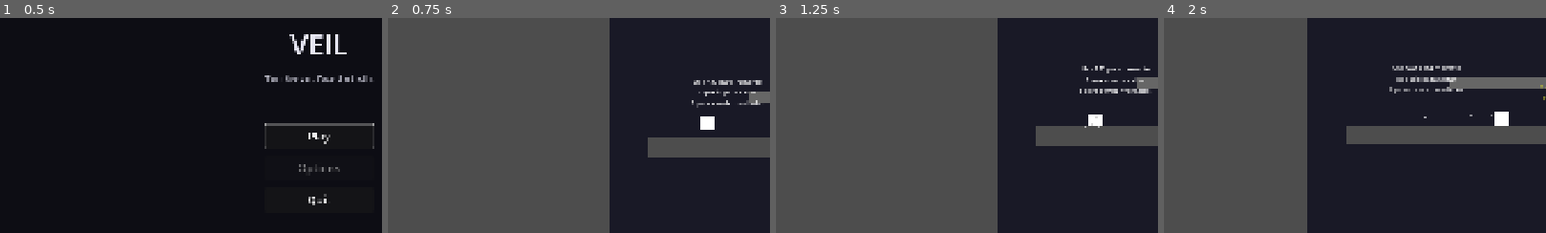
Above: before the commit, frames 1-4 (left to right).
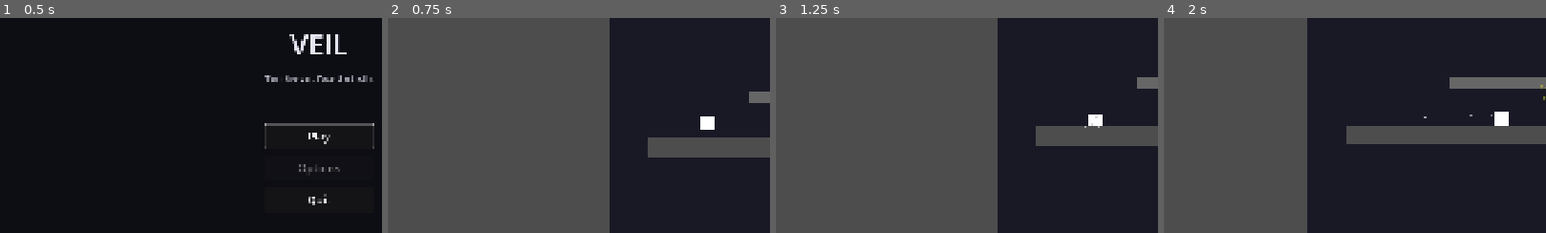
Above: after the commit, the same moments.

Repository: JavierIslas/GGJ26
Game: Godot game, scene res://scenes/main_menu.tscn
Two runs of this game, one before a commit and one after it. Both use one fixed random seed, a clock stepped at 60 frames per second and the inputs below.
Inputs (mouse positions are % of the whole screen's width and height, from its top left):
- Up to frame 1 (0.5 s): no input
- Up to frame 2 (0.75 s): click "Play" at 0.5 s
- Up to frame 3 (1.25 s): no input
- Up to frame 4 (2 s): move the mouse to (72, 45) at 1.27 s; hold D (move_right) from 1.28 s (still down); hold E (reveal) from 1.28 s (still down); tap Shift (dash) at 1.35 s; tap Space (jump) at 1.52 s
The pictures show only the part of the screen within x 8-58%, y 27-77%; the shares and areas given below are measured in that part.

Frame 1 is identical in both runs. In frame 2, 0.6% of the frame differs, in the area x 79-98%, y 28-42%; in frame 3, 0.6%; in frame 4, 0.8%, in the area x 59-79%, y 22-36%.

Commit message:
feat: Rebalance level progression and convert Wolf's Howl to AOE
LEVEL PROGRESSION REBALANCING:
Enable multiple endings system by reducing mandatory truth requirements.

Truth Door Requirements:
- Tutorial: 8 → 6 (50% of 12)
- Level 1: 6 → 4 (57% of 7)
- Level 2: 12 → 7 (54% of 13, was impossible at 12)
- Level 3: 14 → 10 (59% of 17)

Total truths in game: 49
- Minimum path (doors only): 27/49 = 55% → "Awakening" ending
- Explorer path: 35-40/49 = 71-82% → "Awakening"/"Revelator"
- Completionist: 49/49 = 100% → "Revelator" ending

Previous system forced 81% completion → always "Revelator" ending.
New system provides genuine choice in exploration level.

WOLF'S HOWL AOE CONVERSION:
Transform Howl from single-purpose stun to dual-purpose AOE ability.

New Behavior (130px radius):
- REVEALS all unrevealed enemies in area (generates shards)
- STUNS all already-revealed enemies in area (2.0s)

Impact:
- Multiple False Enemies: Reveal all at once (efficient)
- Mixed groups: Reveal + stun simultaneously (tactical)
- Boss encounters: Area control tool (strategic)

Balance:
- Charge time: 1.1s (vulnerable window)
- Cooldown: 5.5s (no spam)
- Requires positioning (risk/reward)

Makes Howl a combat initiation/emergency tool instead of just cleanup.

Co-Authored-By: Claude Sonnet 4.5 <noreply@anthropic.com>

Diff:
--- a/scenes/levels/level_1.tscn
+++ b/scenes/levels/level_1.tscn
@@ -160,12 +160,12 @@
 
 [node name="Door3_Final" parent="Doors" instance=ExtResource("9")]
 position = Vector2(2950, 530)
-truths_required = 6
+truths_required = 4
 door_color = Color(0.8, 0.6, 0.1, 1)
 
 [node name="LevelGoal" parent="." instance=ExtResource("11")]
 position = Vector2(3050, 530)
-required_truths = 6
+required_truths = 4
 next_level_path = "res://scenes/levels/level_2.tscn"
 
 [node name="UI" type="Node2D" parent="."]
@@ -182,17 +182,6 @@
 
 [node name="Instructions" type="Node2D" parent="."]
 
-[node name="IntroText" type="Label" parent="Instructions"]
-offset_left = 100.0
-offset_top = 400.0
-offset_right = 300.0
-offset_bottom = 450.0
-theme_override_font_sizes/font_size = 16
-text = "Usa A/D para moverte
-Espacio para saltar
-E para revelar verdades"
-horizontal_alignment = 1
-
 [node name="Door1Hint" type="Label" parent="Instructions"]
 offset_left = 480.0
 offset_top = 450.0
--- a/scenes/levels/level_2.tscn
+++ b/scenes/levels/level_2.tscn
@@ -209,12 +209,12 @@
 
 [node name="DoorFinal" parent="Doors" instance=ExtResource("9")]
 position = Vector2(5000, 530)
-truths_required = 12
+truths_required = 7
 door_color = Color(0.8, 0.6, 0.1, 1)
 
 [node name="LevelGoal" parent="." instance=ExtResource("11")]
 position = Vector2(5100, 530)
-required_truths = 12
+required_truths = 7
 next_level_path = "res://scenes/levels/level_3.tscn"
 
 [node name="UI" type="Node2D" parent="."]
--- a/scenes/levels/level_3.tscn
+++ b/scenes/levels/level_3.tscn
@@ -336,12 +336,12 @@
 
 [node name="Door5" parent="Doors" instance=ExtResource("15")]
 position = Vector2(4750, 530)
-truths_required = 14
+truths_required = 10
 door_color = Color(0.8, 0.1, 0.8, 1)
 
 [node name="LevelGoal" parent="." instance=ExtResource("17")]
 position = Vector2(7200, 530)
-required_truths = 17
+required_truths = 10
 
 [node name="UI" type="Node2D" parent="."]
 
--- /dev/null
+++ b/scenes/levels/tutorial.tscn
@@ -0,0 +1,433 @@
+[gd_scene load_steps=16 format=3 uid="uid://2t5rkrcn1vb"]
+
+[ext_resource type="PackedScene" uid="uid://bubhj7r567uy1" path="res://scenes/characters/player.tscn" id="1"]
+[ext_resource type="Texture2D" uid="uid://clrw62xcbpj7r" path="res://assets/sprites/placeholder/PLACEHOLDER_player.png" id="2"]
+[ext_resource type="Script" uid="uid://btqr6wm500ph6" path="res://scripts/level/level_manager.gd" id="3"]
+[ext_resource type="Script" uid="uid://dofdepqw2y675" path="res://scripts/tutorial/tutorial_manager.gd" id="3_tutorial"]
+[ext_resource type="PackedScene" path="res://scenes/ui/hud.tscn" id="4"]
+[ext_resource type="PackedScene" path="res://scenes/ui/pause_menu.tscn" id="5"]
+[ext_resource type="PackedScene" path="res://scenes/ui/game_over.tscn" id="6"]
+[ext_resource type="PackedScene" path="res://scenes/ui/victory_screen.tscn" id="7"]
+[ext_resource type="PackedScene" path="res://scenes/level/level_goal.tscn" id="8"]
+[ext_resource type="PackedScene" path="res://scenes/characters/entities/false_enemy.tscn" id="9"]
+[ext_resource type="Script" uid="uid://dntii6fonhx1a" path="res://scripts/tutorial/input_hint.gd" id="10"]
+[ext_resource type="PackedScene" path="res://scenes/characters/entities/false_friend.tscn" id="11"]
+[ext_resource type="PackedScene" path="res://scenes/level/truth_door.tscn" id="12"]
+
+[sub_resource type="RectangleShape2D" id="floor_shape"]
+size = Vector2(1500, 50)
+
+[sub_resource type="RectangleShape2D" id="platform_shape"]
+size = Vector2(200, 30)
+
+[node name="Tutorial" type="Node2D"]
+
+[node name="LevelManager" type="Node" parent="."]
+script = ExtResource("3")
+
+[node name="TutorialManager" type="Node" parent="."]
+script = ExtResource("3_tutorial")
+
+[node name="Background" type="ColorRect" parent="."]
+offset_left = -100.0
+offset_top = -100.0
+offset_right = 3125.0
+offset_bottom = 1180.0
+color = Color(0.15, 0.15, 0.2, 1)
+
+[node name="Player" parent="." instance=ExtResource("1")]
+position = Vector2(150, 500)
+
+[node name="Camera2D2" type="Camera2D" parent="Player"]
+position = Vector2(0, -100)
+limit_left = 0
+limit_top = 0
+limit_right = 3000
+limit_bottom = 600
+
+[node name="SpawnPoint" type="Marker2D" parent="." groups=["spawn_point"]]
+position = Vector2(150, 500)
+
+[node name="Platforms" type="Node2D" parent="."]
+
+[node name="Floor" type="StaticBody2D" parent="Platforms"]
+position = Vector2(1400, 580)
+
+[node name="CollisionShape2D" type="CollisionShape2D" parent="Platforms/Floor"]
+scale = Vector2(2, 1)
+shape = SubResource("floor_shape")
+
+[node name="Sprite2D" type="Sprite2D" parent="Platforms/Floor"]
+modulate = Color(0.3, 0.3, 0.3, 1)
+scale = Vector2(93.75, 1.5625)
+texture = ExtResource("2")
+
+[node name="WallLeft" type="StaticBody2D" parent="Platforms"]
+position = Vector2(50, 300)
+
+[node name="CollisionShape2D" type="CollisionShape2D" parent="Platforms/WallLeft"]
+rotation = 1.5708
+scale = Vector2(0.2, 0.1)
+shape = SubResource("floor_shape")
+
+[node name="WallRight" type="StaticBody2D" parent="Platforms"]
+position = Vector2(2950, 300)
+
+[node name="CollisionShape2D" type="CollisionShape2D" parent="Platforms/WallRight"]
+position = Vector2(171, 32)
+rotation = 1.5708
+scale = Vector2(0.2, 0.1)
+shape = SubResource("floor_shape")
+
+[node name="Section1_Movement" type="Node2D" parent="."]
+
+[node name="Label" type="Label" parent="Section1_Movement"]
+offset_left = 153.0
+offset_top = 384.0
+offset_right = 453.0
+offset_bottom = 439.0
+theme_override_colors/font_color = Color(0.7, 0.7, 0.8, 1)
+theme_override_font_sizes/font_size = 18
+text = "Usa A/D para moverte
+Espacio para saltar"
+horizontal_alignment = 1
+
+[node name="Platform1" type="StaticBody2D" parent="Section1_Movement"]
+position = Vector2(400, 520)
+
+[node name="CollisionShape2D" type="CollisionShape2D" parent="Section1_Movement/Platform1"]
+shape = SubResource("platform_shape")
+
+[node name="Sprite2D" type="Sprite2D" parent="Section1_Movement/Platform1"]
+modulate = Color(0.4, 0.4, 0.45, 1)
+scale = Vector2(6.25, 0.9375)
+texture = ExtResource("2")
+
+[node name="Platform2" type="StaticBody2D" parent="Section1_Movement"]
+position = Vector2(650, 480)
+
+[node name="CollisionShape2D" type="CollisionShape2D" parent="Section1_Movement/Platform2"]
+shape = SubResource("platform_shape")
+
+[node name="Sprite2D" type="Sprite2D" parent="Section1_Movement/Platform2"]
+modulate = Color(0.4, 0.4, 0.45, 1)
+scale = Vector2(6.25, 0.9375)
+texture = ExtResource("2")
+
+[node name="Platform3" type="StaticBody2D" parent="Section1_Movement"]
+position = Vector2(900, 430)
+
+[node name="CollisionShape2D" type="CollisionShape2D" parent="Section1_Movement/Platform3"]
+shape = SubResource("platform_shape")
+
+[node name="Sprite2D" type="Sprite2D" parent="Section1_Movement/Platform3"]
+modulate = Color(0.4, 0.4, 0.45, 1)
+scale = Vector2(6.25, 0.9375)
+texture = ExtResource("2")
+
+[node name="Platform4" type="StaticBody2D" parent="Section1_Movement"]
+position = Vector2(1150, 380)
+
+[node name="CollisionShape2D" type="CollisionShape2D" parent="Section1_Movement/Platform4"]
+shape = SubResource("platform_shape")
+
+[node name="Sprite2D" type="Sprite2D" parent="Section1_Movement/Platform4"]
+modulate = Color(0.4, 0.4, 0.45, 1)
+scale = Vector2(6.25, 0.9375)
+texture = ExtResource("2")
+
+[node name="Section2_Reveal" type="Node2D" parent="."]
+
+[node name="Label" type="Label" parent="Section2_Reveal"]
+offset_left = 1330.0
+offset_top = 323.0
+offset_right = 1630.0
+offset_bottom = 378.0
+theme_override_colors/font_color = Color(0.7, 0.7, 0.8, 1)
+theme_override_font_sizes/font_size = 18
+text = "Destruye el Velo
+Revela la verdad"
+horizontal_alignment = 1
+
+[node name="BlockingPlatform" type="StaticBody2D" parent="Section2_Reveal"]
+position = Vector2(1400, 520)
+
+[node name="CollisionShape2D" type="CollisionShape2D" parent="Section2_Reveal/BlockingPlatform"]
+shape = SubResource("platform_shape")
+
+[node name="Sprite2D" type="Sprite2D" parent="Section2_Reveal/BlockingPlatform"]
+modulate = Color(0.4, 0.4, 0.45, 1)
+scale = Vector2(6.25, 0.9375)
+texture = ExtResource("2")
+
+[node name="FalseEnemy1" parent="Section2_Reveal" instance=ExtResource("9")]
+position = Vector2(1400, 480)
+
+[node name="InputHint" type="Label" parent="Section2_Reveal/FalseEnemy1"]
+offset_left = -30.0
+offset_top = -50.0
+offset_right = 35.0
+offset_bottom = -16.0
+theme_override_colors/font_color = Color(0.9, 0.9, 0.2, 1)
+theme_override_font_sizes/font_size = 24
+text = "E / Xb"
+horizontal_alignment = 1
+vertical_alignment = 1
+script = ExtResource("10")
+
+[node name="Section3_Shards" type="Node2D" parent="."]
+
+[node name="Label" type="Label" parent="Section3_Shards"]
+offset_left = 1292.0
+offset_top = 383.0
+offset_right = 1927.0
+offset_bottom = 438.0
+theme_override_colors/font_color = Color(0.7, 0.7, 0.8, 1)
+theme_override_font_sizes/font_size = 18
+text = "Desenmascaralos para obtener fragmentos            Usalos para eliminarlos"
+horizontal_alignment = 1
+
+[node name="Platform1" type="StaticBody2D" parent="Section3_Shards"]
+position = Vector2(1600, 520)
+
+[node name="CollisionShape2D" type="CollisionShape2D" parent="Section3_Shards/Platform1"]
+shape = SubResource("platform_shape")
+
+[node name="Sprite2D" type="Sprite2D" parent="Section3_Shards/Platform1"]
+modulate = Color(0.4, 0.4, 0.45, 1)
+scale = Vector2(6.25, 0.9375)
+texture = ExtResource("2")
+
+[node name="FalseEnemy2" parent="Section3_Shards" instance=ExtResource("9")]
+position = Vector2(1600, 480)
+
+[node name="InputHint" type="Label" parent="Section3_Shards/FalseEnemy2"]
+offset_left = -32.0
+offset_top = -56.0
+offset_right = 33.0
+offset_bottom = -22.0
+theme_override_colors/font_color = Color(0.9, 0.9, 0.2, 1)
+theme_override_font_sizes/font_size = 24
+text = "E / Xb"
+horizontal_alignment = 1
+vertical_alignment = 1
+script = ExtResource("10")
+
+[node name="NarrowPassage" type="Node2D" parent="Section3_Shards"]
+
+[node name="WallTop" type="StaticBody2D" parent="Section3_Shards/NarrowPassage"]
+position = Vector2(1800, 450)
+
+[node name="CollisionShape2D" type="CollisionShape2D" parent="Section3_Shards/NarrowPassage/WallTop"]
+shape = SubResource("platform_shape")
+
+[node name="Sprite2D" type="Sprite2D" parent="Section3_Shards/NarrowPassage/WallTop"]
+modulate = Color(0.35, 0.35, 0.4, 1)
+scale = Vector2(6.25, 0.9375)
+texture = ExtResource("2")
+
+[node name="WallBottom" type="StaticBody2D" parent="Section3_Shards/NarrowPassage"]
+position = Vector2(1800, 540)
+
+[node name="CollisionShape2D" type="CollisionShape2D" parent="Section3_Shards/NarrowPassage/WallBottom"]
+shape = SubResource("platform_shape")
+
+[node name="Sprite2D" type="Sprite2D" parent="Section3_Shards/NarrowPassage/WallBottom"]
+modulate = Color(0.35, 0.35, 0.4, 1)
+scale = Vector2(6.25, 0.9375)
+texture = ExtResource("2")
+
+[node name="FalseFriend1" parent="Section3_Shards" groups=["section3_target"] instance=ExtResource("11")]
+position = Vector2(1800, 495)
+
+[node name="InputHintShards" type="Label" parent="Section3_Shards"]
+offset_left = 1711.0
+offset_top = 351.0
+offset_right = 1916.0
+offset_bottom = 381.0
+theme_override_colors/font_color = Color(0.9, 0.9, 0.2, 1)
+theme_override_font_sizes/font_size = 20
+text = "R / Click Derecho / LB"
+horizontal_alignment = 1
+vertical_alignment = 1
+script = ExtResource("10")
+show_range = 200.0
+
+[node name="Section4_Howl" type="Node2D" parent="."]
+
+[node name="Label" type="Label" parent="Section4_Howl"]
+offset_left = 1950.0
+offset_top = 350.0
+offset_right = 2250.0
+offset_bottom = 390.0
+theme_override_colors/font_color = Color(0.7, 0.7, 0.8, 1)
+theme_override_font_sizes/font_size = 18
+text = "Desenmascaralos, luego mantenlo
+para desatar tu aullido"
+horizontal_alignment = 1
+
+[node name="CentralPlatform" type="StaticBody2D" parent="Section4_Howl"]
+position = Vector2(2100, 500)
+
+[node name="CollisionShape2D" type="CollisionShape2D" parent="Section4_Howl/CentralPlatform"]
+shape = SubResource("platform_shape")
+
+[node name="Sprite2D" type="Sprite2D" parent="Section4_Howl/CentralPlatform"]
+modulate = Color(0.4, 0.4, 0.45, 1)
+scale = Vector2(6.25, 0.9375)
+texture = ExtResource("2")
+
+[node name="LeftPlatform" type="StaticBody2D" parent="Section4_Howl"]
+position = Vector2(1950, 500)
+
+[node name="CollisionShape2D" type="CollisionShape2D" parent="Section4_Howl/LeftPlatform"]
+shape = SubResource("platform_shape")
+
+[node name="Sprite2D" type="Sprite2D" parent="Section4_Howl/LeftPlatform"]
+modulate = Color(0.4, 0.4, 0.45, 1)
+scale = Vector2(6.25, 0.9375)
+texture = ExtResource("2")
+
+[node name="RightPlatform" type="StaticBody2D" parent="Section4_Howl"]
+position = Vector2(2250, 500)
+
+[node name="CollisionShape2D" type="CollisionShape2D" parent="Section4_Howl/RightPlatform"]
+shape = SubResource("platform_shape")
+
+[node name="Sprite2D" type="Sprite2D" parent="Section4_Howl/RightPlatform"]
+modulate = Color(0.4, 0.4, 0.45, 1)
+scale = Vector2(6.25, 0.9375)
+texture = ExtResource("2")
+
+[node name="FalseFriend_Left" parent="Section4_Howl" groups=["section4_enemies"] instance=ExtResource("11")]
+position = Vector2(1950, 460)
+
+[node name="FalseFriend_Right" parent="Section4_Howl" groups=["section4_enemies"] instance=ExtResource("11")]
+position = Vector2(2250, 460)
+
+[node name="FalseFriend_Center" parent="Section4_Howl" groups=["section4_enemies"] instance=ExtResource("11")]
+position = Vector2(2100, 460)
+
+[node name="InputHintHowl" type="Label" parent="Section4_Howl"]
+offset_left = 2045.0
+offset_top = 404.0
+offset_right = 2145.0
+offset_bottom = 435.0
+theme_override_colors/font_color = Color(0.9, 0.9, 0.2, 1)
+theme_override_font_sizes/font_size = 22
+text = "Hold E / Xb"
+horizontal_alignment = 1
+vertical_alignment = 1
+script = ExtResource("10")
+show_range = 250.0
+
+[node name="Section5_Dash" type="Node2D" parent="."]
+
+[node name="Label" type="Label" parent="Section5_Dash"]
+offset_left = 2412.0
+offset_top = 407.0
+offset_right = 2712.0
+offset_bottom = 462.0
+theme_override_colors/font_color = Color(0.7, 0.7, 0.8, 1)
+theme_override_font_sizes/font_size = 18
+text = "Atraviesa el peligro
+y cruza el vacio"
+horizontal_alignment = 1
+
+[node name="StartPlatform" type="StaticBody2D" parent="Section5_Dash"]
+position = Vector2(2400, 500)
+
+[node name="CollisionShape2D" type="CollisionShape2D" parent="Section5_Dash/StartPlatform"]
+shape = SubResource("platform_shape")
+
+[node name="Sprite2D" type="Sprite2D" parent="Section5_Dash/StartPlatform"]
+modulate = Color(0.4, 0.4, 0.45, 1)
+scale = Vector2(6.25, 0.9375)
+texture = ExtResource("2")
+
+[node name="EndPlatform" type="StaticBody2D" parent="Section5_Dash"]
+position = Vector2(2700, 500)
+
+[node name="CollisionShape2D" type="CollisionShape2D" parent="Section5_Dash/EndPlatform"]
+shape = SubResource("platform_shape")
+
+[node name="Sprite2D" type="Sprite2D" parent="Section5_Dash/EndPlatform"]
+modulate = Color(0.4, 0.4, 0.45, 1)
+scale = Vector2(6.25, 0.9375)
+texture = ExtResource("2")
+
+[node name="FalseFriend_Dash1" parent="Section5_Dash" groups=["section5_obstacles"] instance=ExtResource("11")]
+position = Vector2(2700, 460)
+
+[node name="FalseFriend_Dash2" parent="Section5_Dash" groups=["section5_obstacles"] instance=ExtResource("11")]
+position = Vector2(2750, 540)
+
+[node name="InputHintDash" type="Label" parent="Section5_Dash"]
+offset_left = 2350.0
+offset_top = 420.0
+offset_right = 2450.0
+offset_bottom = 450.0
+theme_override_colors/font_color = Color(0.9, 0.9, 0.2, 1)
+theme_override_font_sizes/font_size = 22
+text = "Shift / Bb"
+horizontal_alignment = 1
+vertical_alignment = 1
+script = ExtResource("10")
+show_range = 200.0
+
+[node name="DashTrigger" type="Area2D" parent="Section5_Dash" groups=["dash_trigger"]]
+position = Vector2(2700, 500)
+collision_layer = 0
+collision_mask = 2
+
+[node name="CollisionShape2D" type="CollisionShape2D" parent="Section5_Dash/DashTrigger"]
+shape = SubResource("platform_shape")
+
+[node name="UI" type="Node2D" parent="."]
+
+[node name="HUD" parent="UI" instance=ExtResource("4")]
+
+[node name="PauseMenu" parent="UI" instance=ExtResource("5")]
+
+[node name="GameOver" parent="UI" instance=ExtResource("6")]
+
+[node name="VictoryScreen" parent="UI" instance=ExtResource("7")]
+
+[node name="Section6_Door" type="Node2D" parent="."]
+
+[node name="Label" type="Label" parent="Section6_Door"]
+offset_left = 2672.0
+offset_top = 311.0
+offset_right = 3018.0
+offset_bottom = 366.0
+theme_override_colors/font_color = Color(0.7, 0.7, 0.8, 1)
+theme_override_font_sizes/font_size = 18
+text = "Revela las verdades para abrir la puerta
+y completar el entrenamiento"
+horizontal_alignment = 1
+
+[node name="DoorPlatform" type="StaticBody2D" parent="Section6_Door"]
+position = Vector2(2900, 500)
+
+[node name="CollisionShape2D" type="CollisionShape2D" parent="Section6_Door/DoorPlatform"]
+shape = SubResource("platform_shape")
+
+[node name="Sprite2D" type="Sprite2D" parent="Section6_Door/DoorPlatform"]
+modulate = Color(0.4, 0.4, 0.45, 1)
+position = Vector2(61, 0)
+scale = Vector2(10.0625, 0.9375)
+texture = ExtResource("2")
+
+[node name="TruthDoor" parent="Section6_Door" instance=ExtResource("12")]
+position = Vector2(2845, 435)
+truths_required = 6
+
+[node name="FalseEnemy_Door1" parent="Section6_Door" groups=["section6_entities"] instance=ExtResource("9")]
+position = Vector2(2800, 540)
+
+[node name="FalseEnemy_Door2" parent="Section6_Door" groups=["section6_entities"] instance=ExtResource("9")]
+position = Vector2(2979, 467)
+
+[node name="LevelGoal" parent="." instance=ExtResource("8")]
+position = Vector2(3082, 432)
+next_level_path = "res://scenes/levels/level_1.tscn"
--- a/scripts/core/reveal_system.gd
+++ b/scripts/core/reveal_system.gd
@@ -18,9 +18,10 @@
 @export var reveal_cooldown: float = 0.5
 
 ## === WOLF'S HOWL PARAMETERS ===
+## Howl es un AOE que REVELA enemigos ocultos y ATURDE enemigos ya revelados
 @export var howl_charge_time_required: float = 1.1  # Segundos para cargar howl (era 1.5)
-@export var howl_radius: float = 130.0  # Radio de efecto (era 96.0)
-@export var howl_stun_duration: float = 2.0  # Duración del aturdimiento
+@export var howl_radius: float = 130.0  # Radio de efecto AOE (era 96.0)
+@export var howl_stun_duration: float = 2.0  # Duración del aturdimiento (solo revelados)
 @export var howl_cooldown: float = 5.5  # Cooldown del howl (era 8.0)
 
 ## Referencias
@@ -402,7 +403,7 @@
 # === WOLF'S HOWL SYSTEM ===
 
 func _perform_howl() -> void:
-	"""Ejecuta el Wolf's Howl - aturde enemigos revelados en área"""
+	"""Ejecuta el Wolf's Howl - AOE que revela enemigos ocultos y aturde revelados"""
 	print("=== WOLF'S HOWL UNLEASHED ===")
 
 	# Activar cooldown
@@ -425,12 +426,13 @@
 
 	# Bloquear movimiento del jugador brevemente
 	if player.has_method("start_tear_veil_animation"):
-		# Usar la misma animación o crear una nueva
-		# Por ahora reusar la animación de tear veil
-		pass
-
-	# Detectar enemigos revelados en radio amplio
+		player.start_tear_veil_animation()
+
+	# Contadores para feedback
+	var revealed_count = 0
 	var stunned_count = 0
+
+	# Detectar TODOS los enemigos en radio amplio
 	for entity in get_tree().get_nodes_in_group("entities"):
 		if not is_instance_valid(entity):
 			continue
@@ -440,27 +442,45 @@
 		if distance > howl_radius:
 			continue
 
-		# Verificar si está revelado
+		# Verificar que tenga VeilComponent
 		if not entity.has_node("VeilComponent"):
 			continue
 
 		var veil = entity.get_node("VeilComponent")
+
+		# === CASO 1: Enemigo SIN revelar → REVELAR ===
 		if not veil.is_revealed:
-			continue
-
-		# Aturdir enemigo
-		if entity.has_method("stun"):
-			entity.stun(howl_stun_duration)
-			stunned_count += 1
-			print("  - Stunned: %s" % entity.name)
-
-	# Partículas de howl
+			# Arrancar el velo
+			veil.tear_veil()
+
+			# Generar shard por revelación
+			if player.has_method("add_veil_shard"):
+				player.add_veil_shard()
+
+			# Feedback visual de revelación individual
+			_show_reveal_feedback(entity)
+
+			# Emitir señal
+			entity_revealed.emit(entity)
+
+			revealed_count += 1
+			print("  - Revealed: %s" % entity.name)
+
+		# === CASO 2: Enemigo YA revelado → ATURDIR ===
+		else:
+			# Aturdir enemigo
+			if entity.has_method("stun"):
+				entity.stun(howl_stun_duration)
+				stunned_count += 1
+				print("  - Stunned: %s" % entity.name)
+
+	# Partículas de howl (onda expansiva general)
 	_spawn_howl_particles()
 
 	# SFX
 	AudioManager.play_sfx("wolf_howl", 0.0)
 
-	print("=== Wolf's Howl stunned %d enemies ===" % stunned_count)
+	print("=== Wolf's Howl: %d revealed, %d stunned ===" % [revealed_count, stunned_count])
 
 func _update_howl_charge_visual() -> void:
 	"""Feedback visual mientras carga el howl"""
